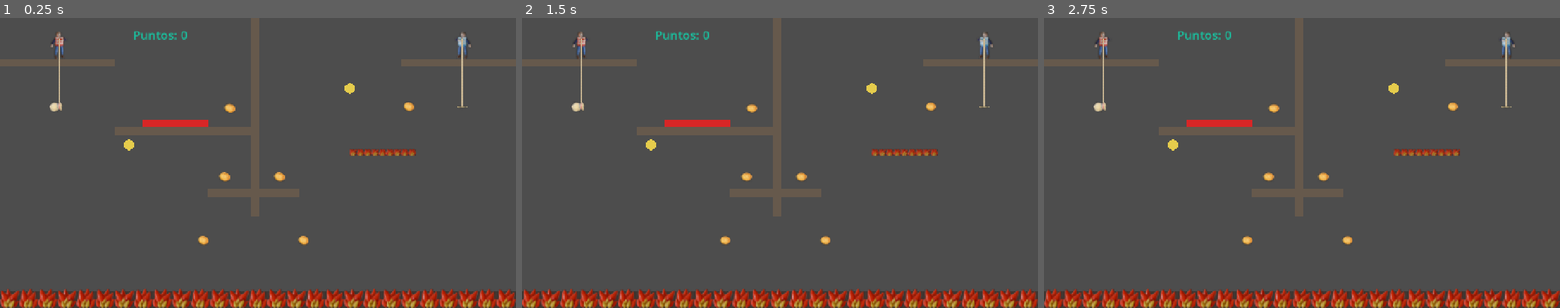
Above: before the commit, frames 1-3 (left to right).
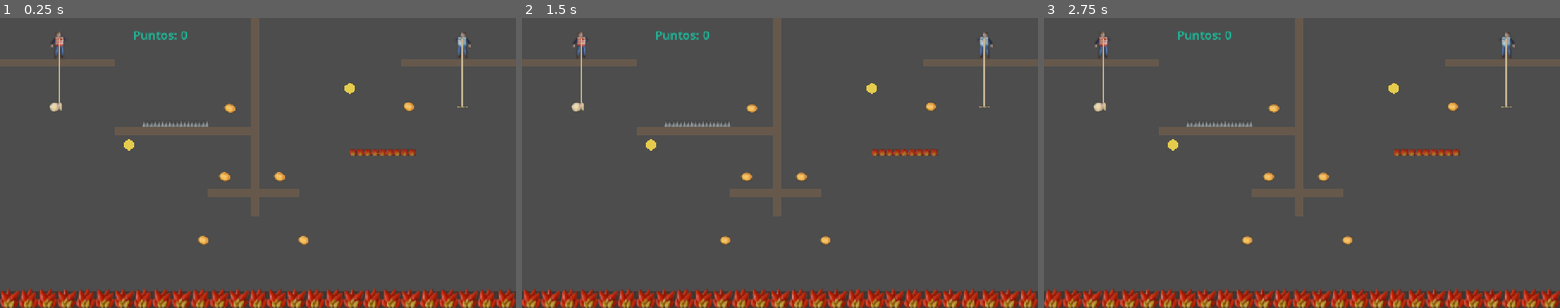
Above: after the commit, the same moments.

Repository: vittocher/emboque-de-a-dos
Game: Godot game, scene res://scenes/level_2.tscn
Two runs of this game, one before a commit and one after it. Both use one fixed random seed, a clock stepped at 60 frames per second and the inputs below. This scene is started directly instead of the project's main scene.
Inputs:
- Up to frame 1 (0.25 s): no input
- Up to frame 2 (1.5 s): tap Enter at 1.25 s
- Up to frame 3 (2.75 s): no input

The runs differ from the first frame. In frame 1, 0.3% of the frame differs, in the area x 27-41%, y 35-38%; in frame 2, 0.3%; in frame 3, 0.3%.

Commit message:
feat: add animated hazard art for player and emboque death zones

Diff:
--- /dev/null
+++ b/assets/hazards/jugadores/spikes_frames.tres
@@ -0,0 +1,22 @@
+[gd_resource type="SpriteFrames" format=3]
+
+[ext_resource type="Texture2D" path="res://assets/hazards/jugadores/spikes_1.png" id="1_k1"]
+[ext_resource type="Texture2D" path="res://assets/hazards/jugadores/spikes_2.png" id="2_k2"]
+[ext_resource type="Texture2D" path="res://assets/hazards/jugadores/spikes_3.png" id="3_k3"]
+
+[resource]
+animations = [{
+"frames": [{
+"duration": 1.0,
+"texture": ExtResource("1_k1")
+}, {
+"duration": 1.0,
+"texture": ExtResource("2_k2")
+}, {
+"duration": 1.0,
+"texture": ExtResource("3_k3")
+}],
+"loop": true,
+"name": &"default",
+"speed": 9.0
+}]
--- a/scenes/both_death_zone.tscn
+++ b/scenes/both_death_zone.tscn
@@ -2,15 +2,13 @@
 
 [ext_resource type="Script" path="res://scripts/player_death_zone.gd" id="1_pdz"]
 [ext_resource type="Script" path="res://scripts/emboque_death_zone.gd" id="2_edz"]
-[ext_resource type="Script" path="res://scripts/both_death_zone.gd" id="3_bdz"]
+[ext_resource type="Script" path="res://scripts/hazard_art.gd" id="3_art"]
 [ext_resource type="SpriteFrames" path="res://assets/hazards/ambos/fuego_frames.tres" id="4_fuego"]
 
 [sub_resource type="RectangleShape2D" id="Rect_zone"]
 size = Vector2(100, 30)
 
 [node name="BothDeathZone" type="Node2D"]
-script = ExtResource("3_bdz")
-frames = ExtResource("4_fuego")
 
 [node name="Visual" type="Polygon2D" parent="."]
 visible = false
@@ -34,3 +32,8 @@
 
 [node name="CollisionShape2D" type="CollisionShape2D" parent="EmboqueKill"]
 shape = SubResource("Rect_zone")
+
+[node name="Art" type="Node2D" parent="."]
+script = ExtResource("3_art")
+frames = ExtResource("4_fuego")
+shape_path = NodePath("../PlayerKill/CollisionShape2D")
--- a/scenes/player_death_zone.tscn
+++ b/scenes/player_death_zone.tscn
@@ -1,6 +1,8 @@
-[gd_scene load_steps=3 format=3]
+[gd_scene load_steps=5 format=3]
 
 [ext_resource type="Script" path="res://scripts/player_death_zone.gd" id="1_pdz"]
+[ext_resource type="Script" path="res://scripts/hazard_art.gd" id="2_art"]
+[ext_resource type="SpriteFrames" path="res://assets/hazards/jugadores/spikes_frames.tres" id="3_spikes"]
 
 [sub_resource type="RectangleShape2D" id="Rect_zone"]
 size = Vector2(100, 30)
@@ -15,5 +17,11 @@
 shape = SubResource("Rect_zone")
 
 [node name="Visual" type="Polygon2D" parent="."]
+visible = false
 color = Color(0.85, 0.15, 0.15, 1)
 polygon = PackedVector2Array(-50, -15, 50, -15, 50, 15, -50, 15)
+
+[node name="Art" type="Node2D" parent="."]
+script = ExtResource("2_art")
+frames = ExtResource("3_spikes")
+shape_path = NodePath("../CollisionShape2D")
--- a/scripts/both_death_zone.gd
+++ /dev/null
@@ -1,56 +0,0 @@
-@tool
-extends Node2D
-
-## Zona que mata al jugador Y al emboque: compone PlayerKill + EmboqueKill.
-## Este script solo arma el arte: llena el rectángulo de la zona con cuadros
-## animados (fuego) tan altos como la zona, repetidos a lo ancho. Así el dibujo no
-## se deforma aunque la instancia esté escalada (p. ej. el piso de 1280×48).
-## Es @tool para que se vea igual en el editor al escalar la zona.
-
-## Animación de cada cuadro (en loop).
-@export var frames: SpriteFrames
-## Nombre de la animación dentro de [member frames].
-@export var animation: StringName = &"default"
-
-var _built_scale := Vector2.ZERO
-
-@onready var _shape: RectangleShape2D = $PlayerKill/CollisionShape2D.shape
-
-func _ready() -> void:
-	_build()
-	# En juego la escala no cambia: solo el editor necesita reconstruir.
-	set_process(Engine.is_editor_hint())
-
-func _process(_delta: float) -> void:
-	if scale != _built_scale:
-		_build()
-
-func _build() -> void:
-	var old := get_node_or_null("Art")
-	if old != null:
-		remove_child(old)
-		old.queue_free()
-	_built_scale = scale
-	if frames == null or not frames.has_animation(animation) or scale.x == 0.0 or scale.y == 0.0:
-		return
-	# Contenedor que deshace la escala de la instancia: adentro se trabaja en px reales.
-	var art := Node2D.new()
-	art.name = "Art"
-	art.scale = Vector2.ONE / scale
-	add_child(art)
-	var size := _shape.size * scale.abs()
-	var count := maxi(1, roundi(size.x / size.y))
-	# Cuadros casi cuadrados: se estiran apenas a lo ancho para llenar justo la zona.
-	var tile := Vector2(size.x / count, size.y)
-	var frame_count := frames.get_frame_count(animation)
-	var tex_size := frames.get_frame_texture(animation, 0).get_size()
-	for i in count:
-		var sprite := AnimatedSprite2D.new()
-		sprite.sprite_frames = frames
-		sprite.texture_filter = CanvasItem.TEXTURE_FILTER_LINEAR_WITH_MIPMAPS
-		sprite.scale = tile / tex_size
-		sprite.position = Vector2(-size.x * 0.5 + tile.x * (i + 0.5), 0.0)
-		art.add_child(sprite)
-		sprite.play(animation)
-		# Cada cuadro parte en otro frame para que no parpadeen todos juntos.
-		sprite.frame = i % frame_count
--- /dev/null
+++ b/scripts/hazard_art.gd
@@ -0,0 +1,66 @@
+@tool
+extends Node2D
+class_name HazardArt
+
+## Arte animado de una zona de peligro: llena el rectángulo de [member shape_path]
+## con cuadros animados tan altos como la zona, repetidos a lo ancho. Así el dibujo
+## no se deforma aunque la instancia de la zona esté escalada (p. ej. un piso de
+## 1280×48). Va como hijo directo de la raíz de la zona (se usa la escala de esa raíz).
+## Es @tool para que se vea igual en el editor al escalar la zona.
+
+## Animación de cada cuadro (en loop).
+@export var frames: SpriteFrames
+## Nombre de la animación dentro de [member frames].
+@export var animation: StringName = &"default"
+## CollisionShape2D (con RectangleShape2D) cuyo rectángulo se llena.
+@export var shape_path: NodePath
+
+var _built_scale := Vector2.ZERO
+
+func _ready() -> void:
+	_build()
+	# En juego la escala no cambia: solo el editor necesita reconstruir.
+	set_process(Engine.is_editor_hint())
+
+func _process(_delta: float) -> void:
+	if _zone_scale() != _built_scale:
+		_build()
+
+func _zone_scale() -> Vector2:
+	var zone := get_parent() as Node2D
+	return zone.scale if zone != null else Vector2.ONE
+
+func _build() -> void:
+	var old := get_node_or_null("Tiles")
+	if old != null:
+		remove_child(old)
+		old.queue_free()
+	var zone_scale := _zone_scale()
+	_built_scale = zone_scale
+	var shape_node := get_node_or_null(shape_path) as CollisionShape2D
+	var rect := shape_node.shape as RectangleShape2D if shape_node != null else null
+	if rect == null or frames == null or not frames.has_animation(animation) \
+			or zone_scale.x == 0.0 or zone_scale.y == 0.0:
+		return
+	# Contenedor que deshace la escala de la zona: adentro se trabaja en px reales.
+	# No tiene owner, así que no se guarda en la escena.
+	var tiles := Node2D.new()
+	tiles.name = "Tiles"
+	tiles.scale = Vector2.ONE / zone_scale
+	add_child(tiles)
+	var size := rect.size * zone_scale.abs()
+	var count := maxi(1, roundi(size.x / size.y))
+	# Cuadros casi cuadrados: se estiran apenas a lo ancho para llenar justo la zona.
+	var tile := Vector2(size.x / count, size.y)
+	var frame_count := frames.get_frame_count(animation)
+	var tex_size := frames.get_frame_texture(animation, 0).get_size()
+	for i in count:
+		var sprite := AnimatedSprite2D.new()
+		sprite.sprite_frames = frames
+		sprite.texture_filter = CanvasItem.TEXTURE_FILTER_LINEAR_WITH_MIPMAPS
+		sprite.scale = tile / tex_size
+		sprite.position = Vector2(-size.x * 0.5 + tile.x * (i + 0.5), 0.0)
+		tiles.add_child(sprite)
+		sprite.play(animation)
+		# Cada cuadro parte en otro frame para que no parpadeen todos juntos.
+		sprite.frame = i % frame_count
Binary file added: assets/hazards/jugadores/spikes_1.png
Not shown, added: assets/hazards/jugadores/spikes_1.png.import
Binary file added: assets/hazards/jugadores/spikes_2.png
Not shown, added: assets/hazards/jugadores/spikes_2.png.import
Binary file added: assets/hazards/jugadores/spikes_3.png
Not shown, added: assets/hazards/jugadores/spikes_3.png.import
Not shown, removed: scripts/both_death_zone.gd.uid
Not shown, added: scripts/hazard_art.gd.uid
Not shown, changed: CLAUDE.md
